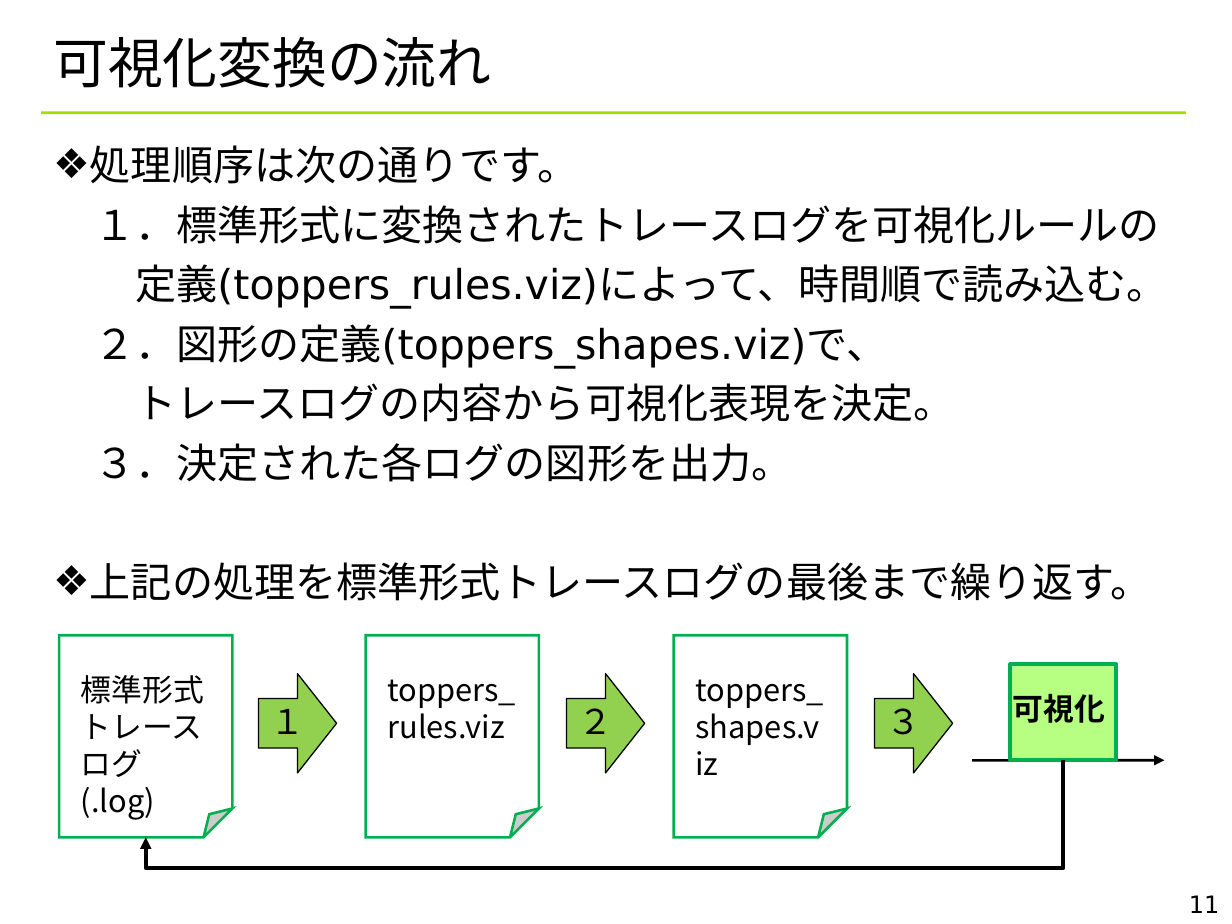
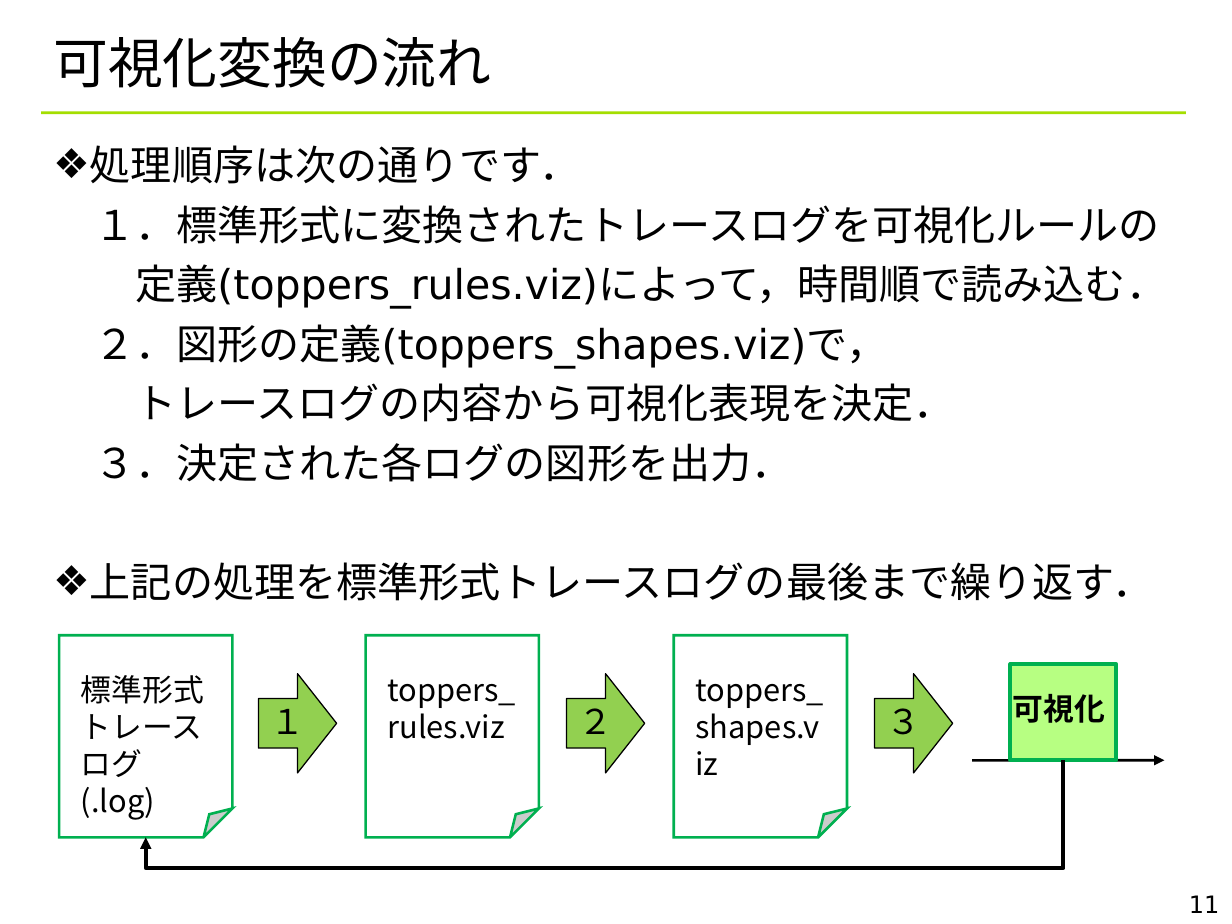
Before and after one commit to YixiaoLi/tlv4mc, a slide deck: slide 11 of doc/TLV_visualize_rules.ppt. Drawn at 1232x924 pixels with LibreOffice and Linux fonts; fonts in the diff are those of the drawing; background and template pictures are left out. Boxes give left, top, right and bottom in pixels: in the first picture for what was removed or moved away, otherwise in the second. Text is boxed around its words. In the diff, an @@ line names an element or a change of style, - is before the commit and + after.

```diff
--- a/doc/TLV_visualize_rules.ppt
+++ b/doc/TLV_visualize_rules.ppt
@@ text at (90, 145, 581, 184): text changed @@
-❖ 処理順序は次の通りです。
+❖ 処理順序は次の通りです．
@@ text at (90, 264, 1167, 601): text changed @@
-定義(toppers_rules.viz)によって、時間順で読み込む。
-２．図形の定義(toppers_shapes.viz)で、
-トレースログの内容から可視化表現を決定。
-３．決定された各ログの図形を出力。
-❖ 上記の処理を標準形式トレースログの最後まで繰り返す。
+定義(toppers_rules.viz)によって，時間順で読み込む．
+２．図形の定義(toppers_shapes.viz)で，
+トレースログの内容から可視化表現を決定．
+３．決定された各ログの図形を出力．
+❖ 上記の処理を標準形式トレースログの最後まで繰り返す．
```
Also in this commit, not shown: 41 other slides changed, 4 other files.
